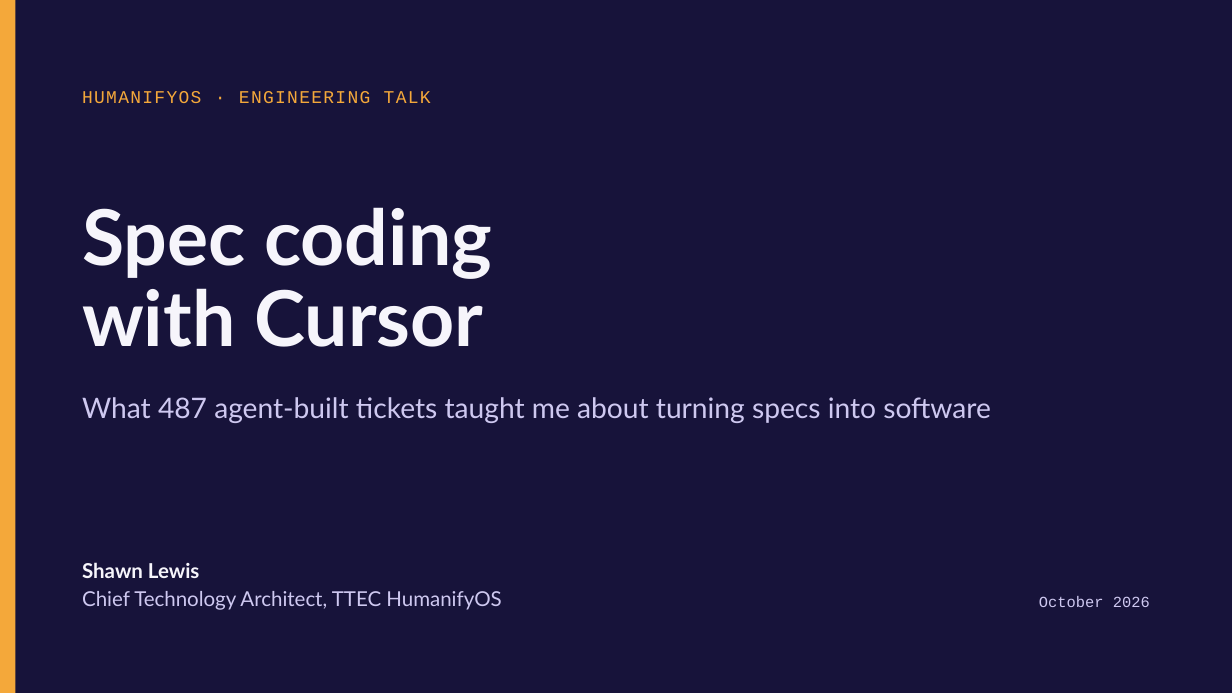
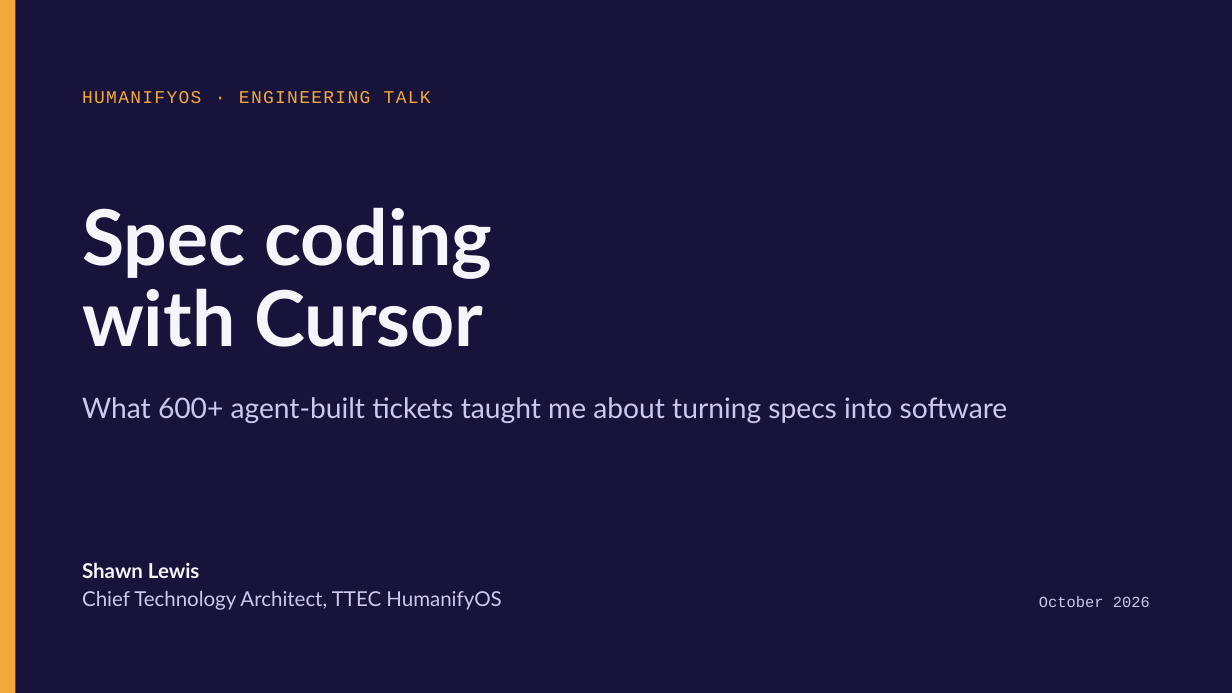
Before and after one commit to smlsr/spec, a slide deck: slide 1 of Spec Coding with Cursor.pptx. Drawn at 1232x693 pixels with LibreOffice and Linux fonts; fonts in the diff are those of the drawing. Boxes give left, top, right and bottom in pixels: in the first picture for what was removed or moved away, otherwise in the second. Text is boxed around its words. In the diff, an @@ line names an element or a change of style, - is before the commit and + after.

```diff
--- a/Spec Coding with Cursor.pptx
+++ b/Spec Coding with Cursor.pptx
@@ text at (82, 397, 1008, 423): text changed @@
-What 487 agent-built tickets taught me about turning specs into software
+What 600+ agent-built tickets taught me about turning specs into software
```
Also in this commit, not shown: 16 other slides changed, 1 slide added, 2 other files.
